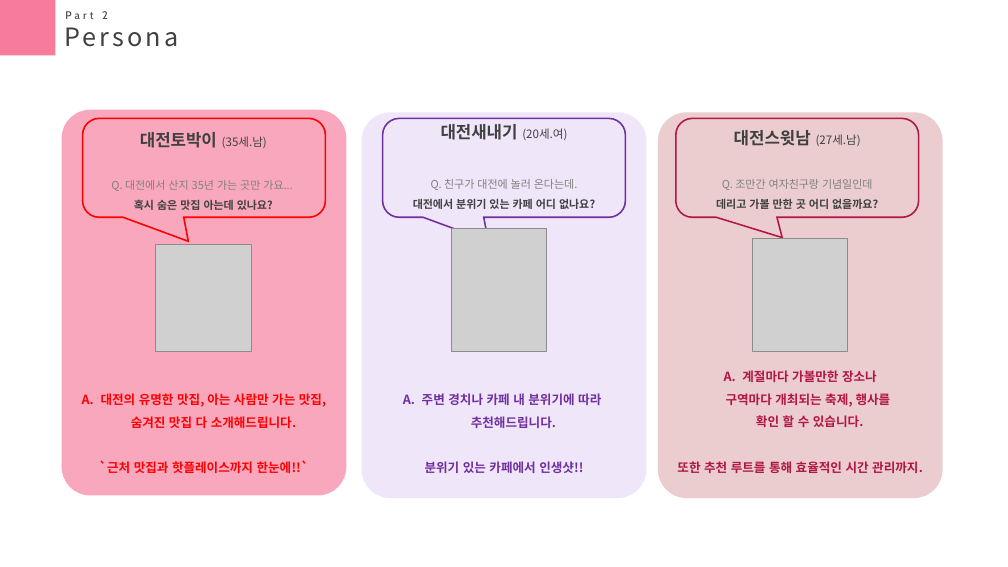
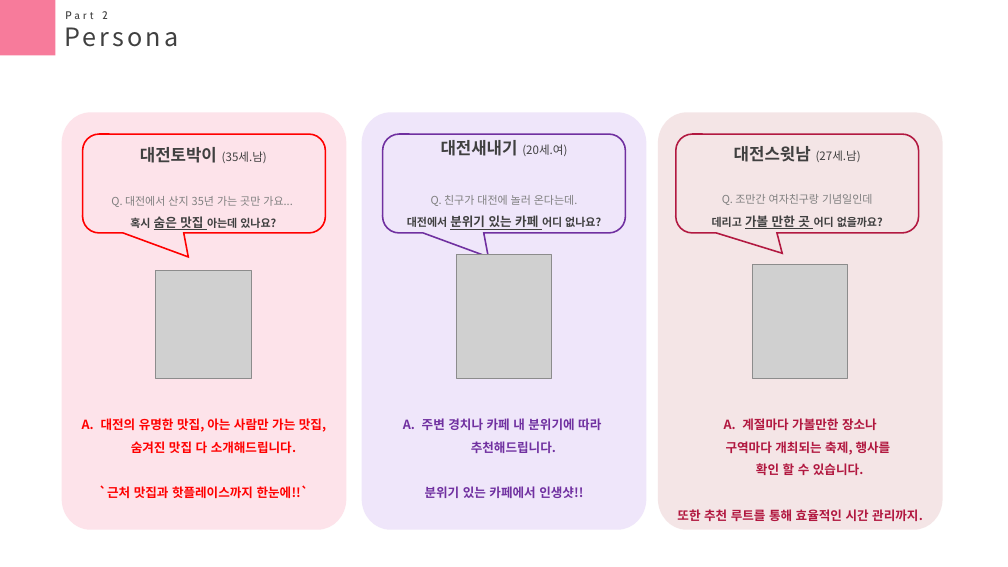
Before and after one commit to seasukmin/DateTeam, a slide deck: slide 5 of 박근모 - 메인/ppt.pptx (slide 4 before the commit). Drawn at 1008x567 pixels with LibreOffice and Linux fonts; fonts in the diff are those of the drawing; grey boxes stand for pictures. Boxes give left, top, right and bottom in pixels: in the first picture for what was removed or moved away, otherwise in the second. Text is boxed around its words. In the diff, an @@ line names an element or a change of style, - is before the commit and + after.

```diff
--- a/박근모 - 메인/ppt.pptx
+++ b/박근모 - 메인/ppt.pptx
@@ freeform shape: place and size @@
-freeform shape at (62,110,347,495)
+freeform shape at (62,113,347,530)
@@ freeform shape at (62,113,347,530): fill #F9A7BD to #FDE3EA @@
@@ freeform shape: place and size @@
-freeform shape at (361,113,647,498)
+freeform shape at (361,113,647,530)
@@ freeform shape: place and size @@
-freeform shape at (658,113,943,498)
+freeform shape at (658,113,943,530)
@@ freeform shape at (658,113,943,530): fill #EBCDCF to #EBCDCF at 50% opacity @@
@@ 3 texts, 3 rounded speech boxes: place and size @@
-3 texts, 3 rounded speech boxes at (82,119,919,218)
+3 texts, 3 rounded speech boxes at (82,134,919,233)
@@ text at (111,196,292,230): size 10.5 to 12 pt, underline on in "숨은 맛집" @@
@@ text at (712,194,883,229): size 10.5 to 12 pt, underline on in "가볼 만한 곳" @@
@@ text at (407,215,601,230): size 10.5 to 12 pt, underline on in "분위기 있는 카페" @@
@@ picture: place and size @@
-picture at (451,228,547,352)
+picture at (457,255,552,378)
@@ 2 pictures, 2 texts: place and size @@
-2 pictures, 2 texts at (99,238,848,473)
+2 pictures, 2 texts at (99,265,848,498)
@@ text "계절마다 가볼만한 장소나 구역마다 개최되는 ...": place and size @@
-text "계절마다 가볼만한 장소나 구역마다 개최되는 ..." at (677,370,923,473)
+text "계절마다 가볼만한 장소나 구역마다 개최되는 ..." at (677,418,923,521)
```
Also in this commit, not shown: 7 other slides changed, 2 slides added, 2 slides removed, 2 other files.
